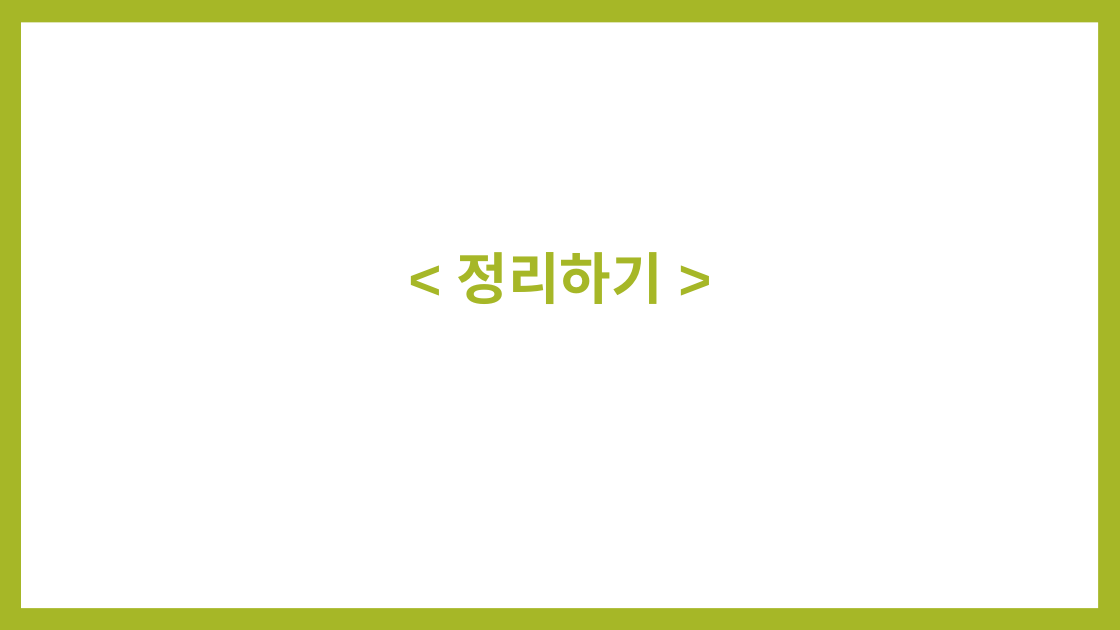
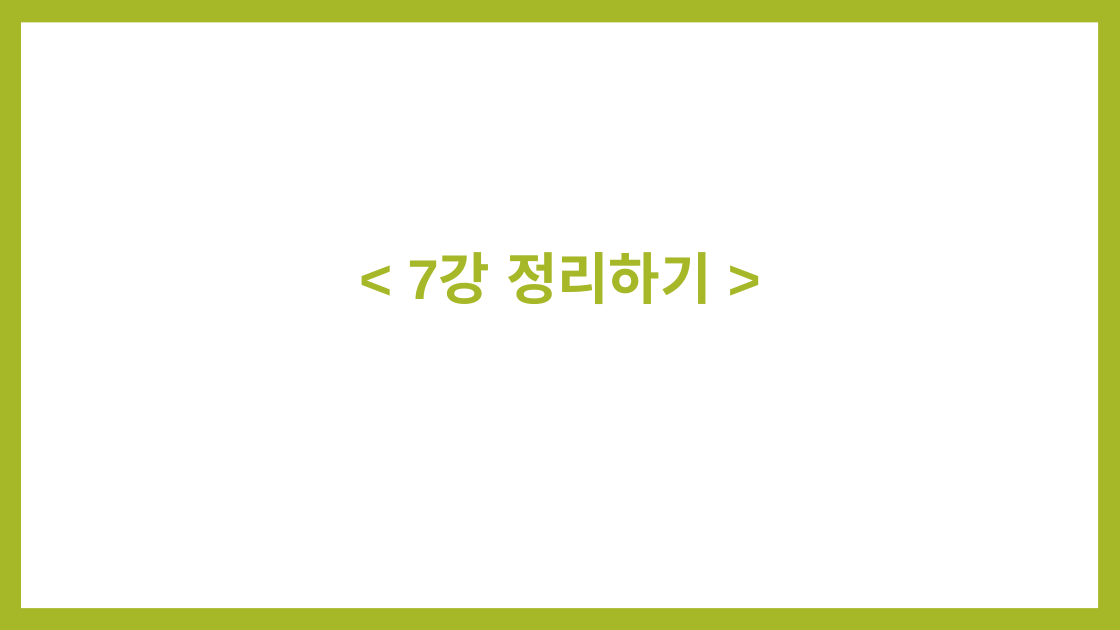
Before and after one commit to noheul1030/KOPO-Python-Vacation, a slide deck: slide 34 of Python과제/Python_7강.pptx. Drawn at 1120x630 pixels with LibreOffice and Linux fonts; fonts in the diff are those of the drawing. Boxes give left, top, right and bottom in pixels: in the first picture for what was removed or moved away, otherwise in the second. Text is boxed around its words. In the diff, an @@ line names an element or a change of style, - is before the commit and + after.

```diff
--- a/Python과제/Python_7강.pptx
+++ b/Python과제/Python_7강.pptx
@@ text at (408,252,712,304): text changed @@
-< 정리하기 >
+< 7강 정리하기 >
```
Also in this commit, not shown: 7 other slides changed, 10 slides added, 10 slides removed, 12 other files.
